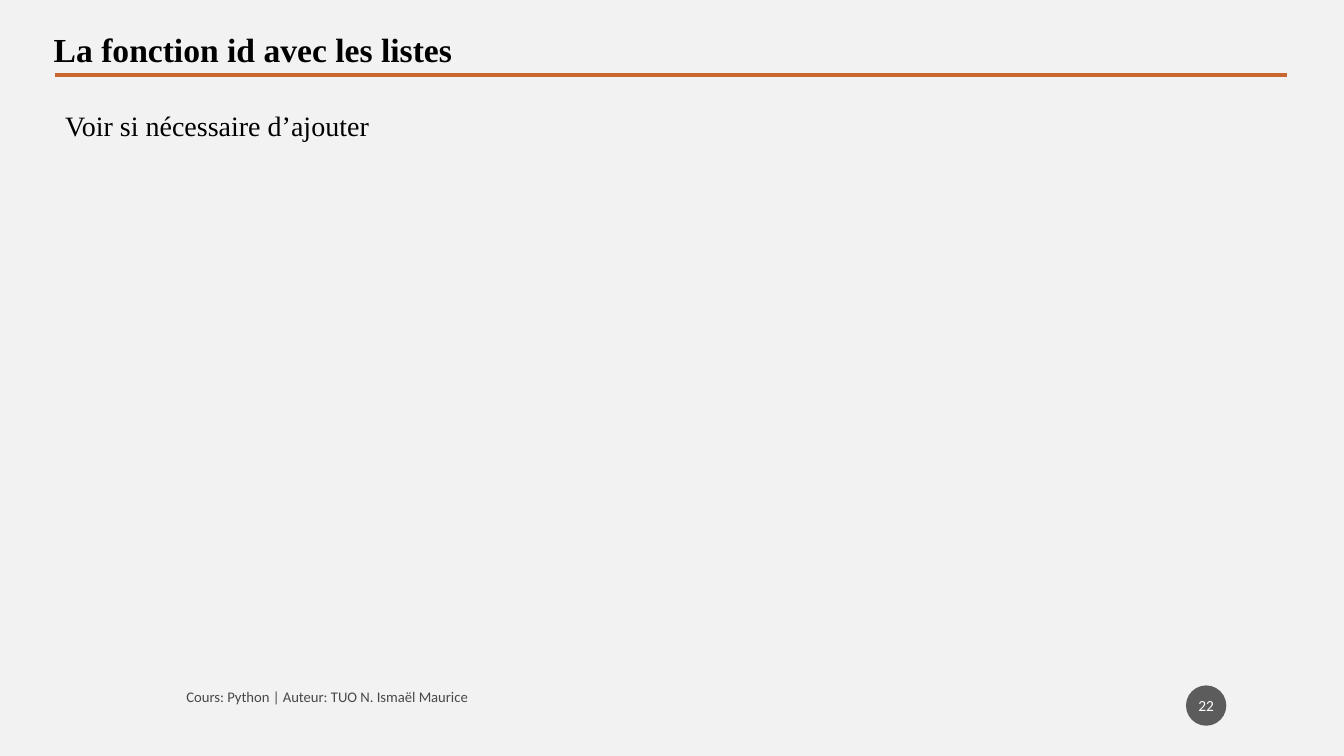
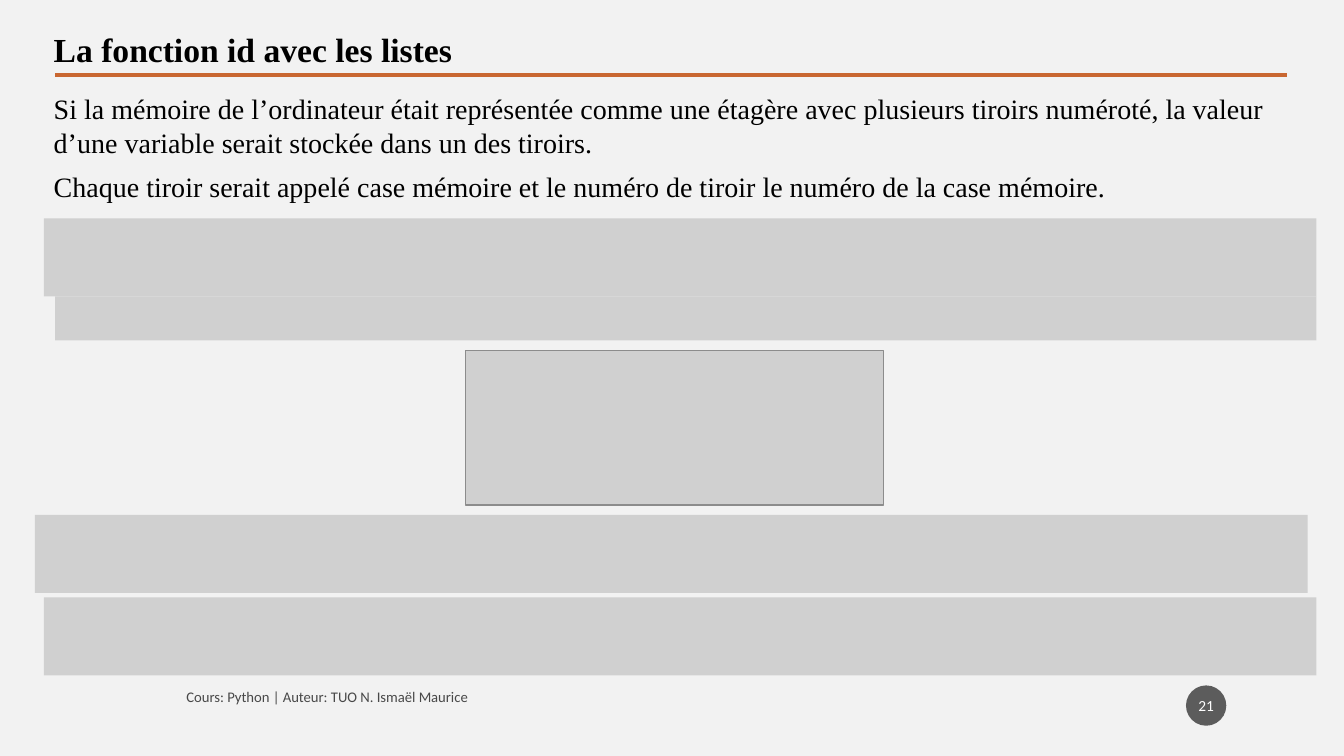
Before and after one commit to tisma95/cours-python, a slide deck: slide 21 of source/Chapitre 9 - Les listes.pptx (slide 22 before the commit). Drawn at 1344x756 pixels with LibreOffice and Linux fonts; fonts in the diff are those of the drawing; grey boxes stand for pictures. Boxes give left, top, right and bottom in pixels: in the first picture for what was removed or moved away, otherwise in the second. Text is boxed around its words. In the diff, an @@ line names an element or a change of style, - is before the commit and + after.

```diff
--- a/source/Chapitre 9 - Les listes.pptx
+++ b/source/Chapitre 9 - Les listes.pptx
@@ text at bbox=[54, 99, 1263, 154]: text changed @@
-Voir si nécessaire d’ajouter
+Si la mémoire de l’ordinateur était représentée comme une étagère avec plusieurs tiroirs numéroté, la valeur d’une variable serait stockée dans un des tiroirs.
@@ text added at bbox=[54, 177, 1105, 203], 20 pt, text #000000 @@
+Chaque tiroir serait appelé case mémoire et le numéro de tiroir le numéro de la case mémoire.
@@ picture added at bbox=[43, 219, 1317, 296] @@
@@ picture added at bbox=[55, 296, 1317, 341] @@
@@ picture added at bbox=[466, 351, 884, 505] @@
@@ picture added at bbox=[35, 515, 1309, 593] @@
@@ picture added at bbox=[43, 598, 1317, 676] @@
@@ page number at bbox=[1198, 701, 1214, 711]: text changed @@
-22
+21
```
Also in this commit, not shown: 16 other slides changed, 3 slides added, 2 slides removed, 3 other files.
